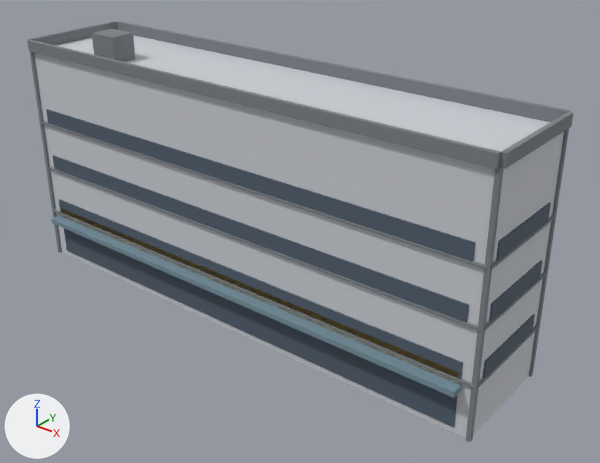
The glTF model public/buildings/lot_4x1.glb: old version first, new version second.
One viewpoint serves both versions: a 50 mm lens placed at (43.4, -28.7, 25.5), pointed at (17.6, 3.6, 5.4). Arrows for +X, +Y and +Z are at lower left; the lights stay in place. The older version comes first. Vertices at exactly the same position are counted once.

The older version as bpy lines, for what is in view:
```python
me_lot_4x1 = bpy.data.meshes.new('lot_4x1')
me_lot_4x1.from_pydata(...)  # 284 vertices, 444 faces; spans x -0.2..30.8, y -0.8..6.8, z 0.0..15.0
# faces by material slot: [12, 252, 156, 12, 12]
me_lot_4x1.materials.append(mat_lot_4x1)  # light grey #cbced4
me_lot_4x1.materials.append(mat_lot_4x1_trim)  # grey #7c8186
me_lot_4x1.materials.append(mat_lot_4x1_glass)  # greyish blue #505d6c
me_lot_4x1.materials.append(mat_lot_4x1_sign)  # yellow #f6d481
me_lot_4x1.materials.append(mat_lot_4x1_awning)  # greyish blue #76909e
ob_lot_4x1 = bpy.data.objects.new('lot_4x1', me_lot_4x1)
ob_lot_4x1.location = (0.0, 0.0, 0.0)
```
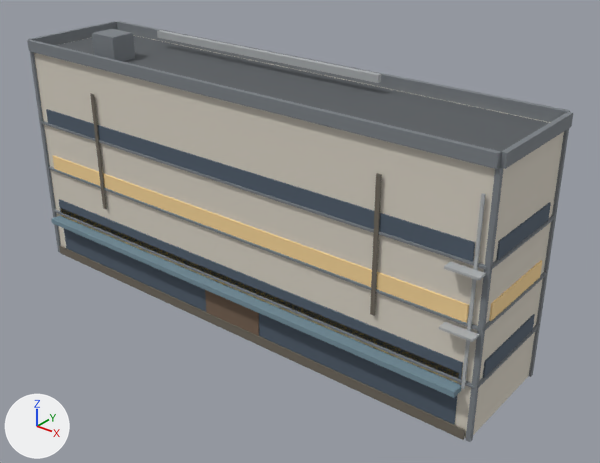
Diff of the bpy script that builds the scene:
```diff
--- a/public/buildings/lot_4x1.glb.py
+++ b/public/buildings/lot_4x1.glb.py
@@ mat_lot_4x1_metal @@
+mat_lot_4x1_metal = principled_material('lot_4x1_metal')
+mat_lot_4x1_metal.base_color = (0.44, 0.46, 0.47)  # grey #b1b5b6
+mat_lot_4x1_metal.roughness = 0.85
@@ mat_lot_4x1_door @@
+mat_lot_4x1_door = principled_material('lot_4x1_door')
+mat_lot_4x1_door.base_color = (0.18, 0.12, 0.08)  # brown #766150
+mat_lot_4x1_door.roughness = 0.85
@@ mat_lot_4x1_roof_felt @@
+mat_lot_4x1_roof_felt = principled_material('lot_4x1_roof_felt')
+mat_lot_4x1_roof_felt.base_color = (0.1, 0.11, 0.12)  # dark grey #595d61
+mat_lot_4x1_roof_felt.roughness = 0.85
@@ mat_lot_4x1_dirt @@
+mat_lot_4x1_dirt = principled_material('lot_4x1_dirt')
+mat_lot_4x1_dirt.base_color = (0.16, 0.14, 0.11)  # brown #6f695d
+mat_lot_4x1_dirt.roughness = 0.85
@@ mat_lot_4x1_lit_glass @@
+mat_lot_4x1_lit_glass = principled_material('lot_4x1_lit_glass')
+mat_lot_4x1_lit_glass.base_color = (0.95, 0.68, 0.32)  # beige #f9d799
+mat_lot_4x1_lit_glass.roughness = 0.85
@@ me_lot_4x1 @@
 # used by ob_lot_4x1; location = (0.0, 0.0, 0.0)
-me_lot_4x1.from_pydata(...)  # 284 vertices, 444 faces; spans x -0.2..30.8, y -0.8..6.8, z 0.0..15.0
+me_lot_4x1.from_pydata(...)  # 364 vertices, 564 faces; spans x -0.2..30.8, y -0.8..6.8, z 0.0..15.0
+# me_lot_4x1 part 1: a new loose piece, a box spanning x 0.2..30.3, y 0.2..6.3, z 13.51..13.55, in mat_lot_4x1_roof_felt (dark grey #595d61)
+# me_lot_4x1 part 2: a new loose piece, a box spanning x 5.49..21.35, y 5.07..5.33, z 14.15..14.55, in mat_lot_4x1_metal (grey #b1b5b6)
+# me_lot_4x1 part 3: a new loose piece, a box spanning x 29.95..30.09, y -0.23..-0.12, z 2.8..12.3, in mat_lot_4x1_metal (grey #b1b5b6)
+# me_lot_4x1 part 4: a new loose piece, a box spanning x 28.85..30.5, y -0.75..-0.2, z 5.75..5.87, in mat_lot_4x1_metal (grey #b1b5b6)
+# me_lot_4x1 part 5: a new loose piece, a box spanning x 28.85..30.5, y -0.75..-0.2, z 8.75..8.87, in mat_lot_4x1_metal (grey #b1b5b6)
+# me_lot_4x1 part 6: a new loose piece, a box spanning x 13.725..17.69, y -0.12..-0.02, z 0.0..2.55, in mat_lot_4x1_door (brown #766150)
+# me_lot_4x1 part 7: a new loose piece, a box spanning x 0.2..30.3, y -0.18..-0.1, z 0.0..0.55, in mat_lot_4x1_dirt (brown #6f695d)
+# me_lot_4x1 part 8: a new loose piece, a box spanning x 5.37..5.61, y -0.19..-0.11, z 4.725..11.88, in mat_lot_4x1_dirt (brown #6f695d)
+# me_lot_4x1 part 9: a new loose piece, a box spanning x 24.89..25.13, y -0.19..-0.11, z 4.725..11.88, in mat_lot_4x1_dirt (brown #6f695d)
+# me_lot_4x1 part 10: 24 faces spanning x 0.7..30.6, y -0.1..5.8, z 6.0..7.0 switch from mat_lot_4x1_glass (greyish blue #505d6c) to mat_lot_4x1_lit_glass (beige #f9d799)
+# other edits to the shape of me_lot_4x1 do not show in these pictures
 me_lot_4x1.materials.append(mat_lot_4x1)
@@ me_lot_4x1 @@
 me_lot_4x1.materials.append(mat_lot_4x1_awning)
+me_lot_4x1.materials.append(mat_lot_4x1_roof_felt)  # dark grey #595d61
+me_lot_4x1.materials.append(mat_lot_4x1_metal)  # grey #b1b5b6
+me_lot_4x1.materials.append(mat_lot_4x1_door)  # brown #766150
+me_lot_4x1.materials.append(mat_lot_4x1_dirt)  # brown #6f695d
```

Pixel boxes [x1, y1, x2, y2] of what changed, in the pictures (600 x 463 px):
part 1 of me_lot_4x1, added
    after: [55, 36, 549, 152]
part 2 of me_lot_4x1, added
    after: [157, 30, 381, 83]
part 3 of me_lot_4x1, added
    after: [461, 193, 486, 389]
part 4 of me_lot_4x1, added
    after: [439, 322, 479, 342]
part 5 of me_lot_4x1, added
    after: [444, 261, 486, 280]
part 6 of me_lot_4x1, added (brown)
    after: [205, 290, 259, 336]
part 7 of me_lot_4x1, added
    after: [59, 246, 465, 440]
part 8 of me_lot_4x1, added
    after: [90, 93, 107, 209]
part 9 of me_lot_4x1, added
    after: [370, 173, 382, 316]
part 10 of me_lot_4x1, recoloured
    both: [53, 155, 542, 322]
